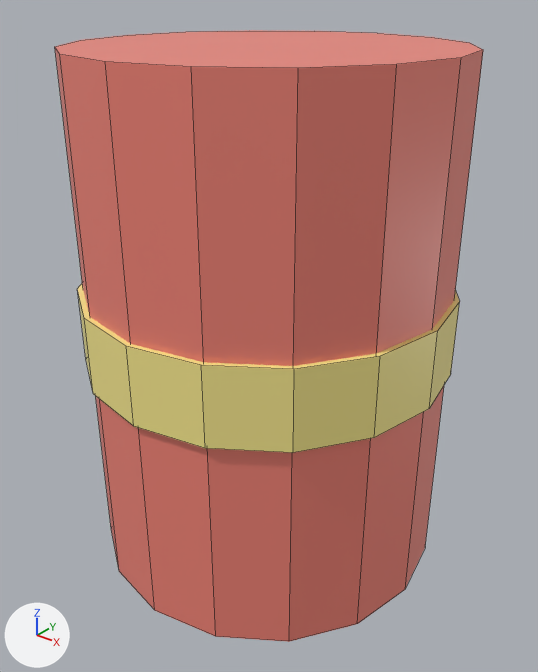
An edit to the FBX model Assets/Art/Props/Playground/Toy_Bumper.fbx, drawn before and after from the same camera.
The view is the same before and after, from a camera (50 mm lens) standing at (0.839, -1.046, 1.106) and looking at (0.012, -0.012, 0.465). The lights are fixed; the arrows at lower left show +X, +Y and +Z. The first picture is the older version. Mesh edges are drawn as thin lines.

The older version as bpy lines, for what is in view:
```python
mat_m_bumperstripe = principled_material('M_BumperStripe')
mat_m_bumperstripe.base_color = (0.961, 0.835, 0.278)  # yellow #fbec90
mat_m_bumperstripe.roughness = 0.4
me_cylinder = bpy.data.meshes.new('Cylinder')
me_cylinder.from_pydata(...)  # a 16-sided cylinder along z spanning x -0.35..0.35, y -0.35..0.35, z -0.5..0.5, material slot 0; a 16-sided cylinder along z spanning x -0.36..0.36, y -0.36..0.36, z -0.075..0.075, material slot 1
me_cylinder.materials.append(mat_m_bumper)  # red #f28477
me_cylinder.materials.append(mat_m_bumperstripe)  # yellow #fbec90
ob_toy_bumper = bpy.data.objects.new('Toy_Bumper', me_cylinder)
ob_toy_bumper.location = (0.0, 0.0, 0.5)
```
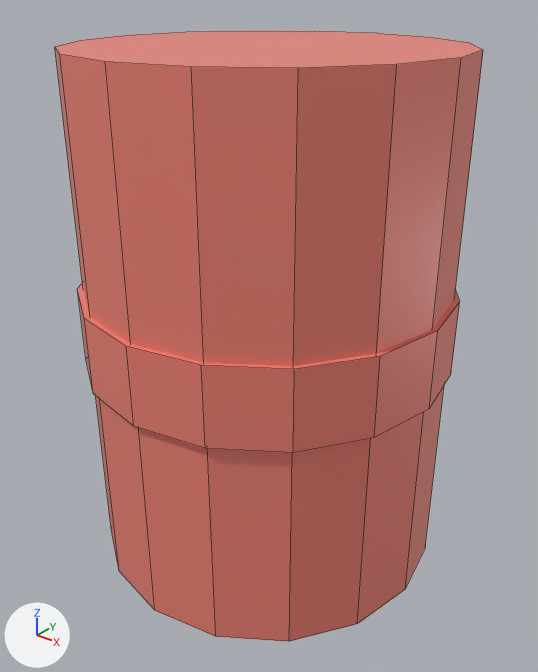
Pixel boxes [x1, y1, x2, y2] of what changed, in the pictures (538 x 672 px):
'Toy_Bumper', recoloured (yellow to red)
    both: [77, 282, 460, 455]

What changed in the scene script:
```text
Change mat_m_bumperstripe:
    mat_m_bumperstripe.base_color: (0.961, 0.835, 0.278) -> (0.886, 0.231, 0.184)  # yellow #fbec90 -> red #f28477
```
